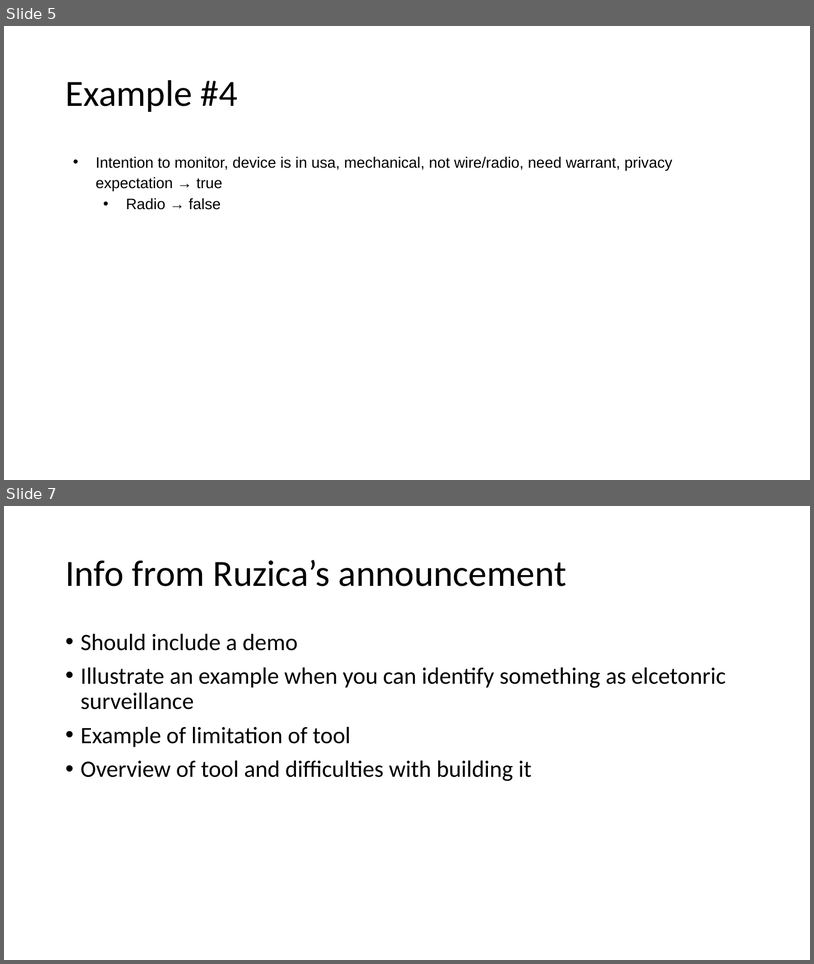
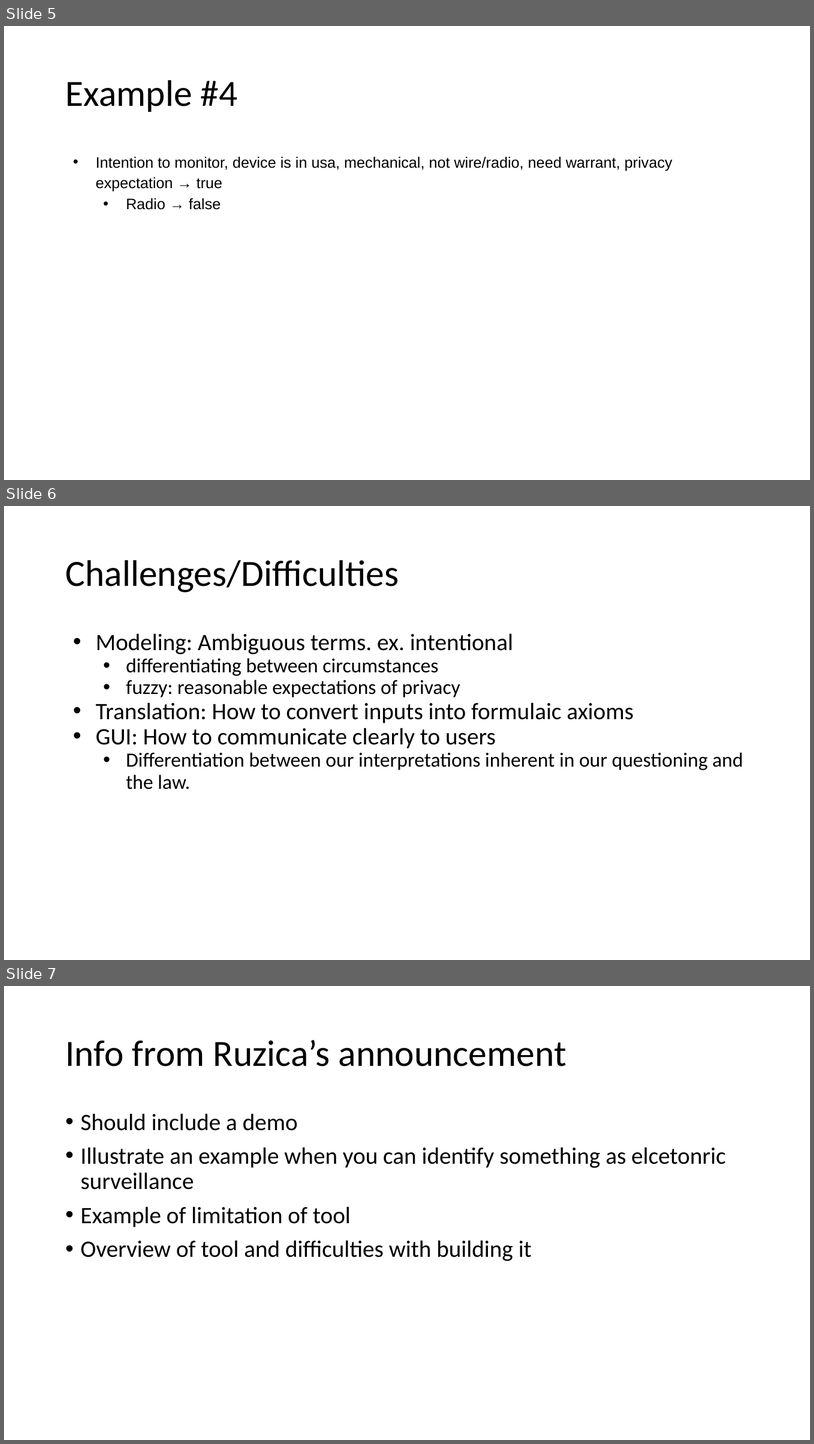
Before and after one commit to jakubbester/fisa-project, a slide deck: Project #2 (FISA Project).pptx. Shown one above the other, each under a label of ours: slides 5 and 7 before the commit, slides 5, 6 and 7 after it; the slides between them are not shown. The pictures are 814x964 and 814x1444 pixels, drawn with LibreOffice and Linux fonts; fonts in the diff are those of the drawing. Boxes give left, top, right and bottom in pixels: in the first picture for what was removed or moved away, otherwise in the second. Text is boxed around its words. In the diff, an @@ line names an element or a change of style, - is before the commit and + after.

```diff
--- a/Project #2 (FISA Project).pptx
+++ b/Project #2 (FISA Project).pptx
@@ slide 6 added at (4,506,810,960), background #FFFFFF @@
@@ title added at (65,560,399,592), 44 pt, text #000000 @@
+Challenges/Difficulties
@@ text added at (96,633,743,789), 24 pt, text #000000 @@
+• Modeling: Ambiguous terms. ex. intentional
+  • differentiating between circumstances
+  • fuzzy: reasonable expectations of privacy
+• Translation: How to convert inputs into formulaic axioms
+• GUI: How to communicate clearly to users
+  • Differentiation between our interpretations inherent in our questioning and the law.
```
Also in this commit, not shown: 1 slide removed, 1 other file.
